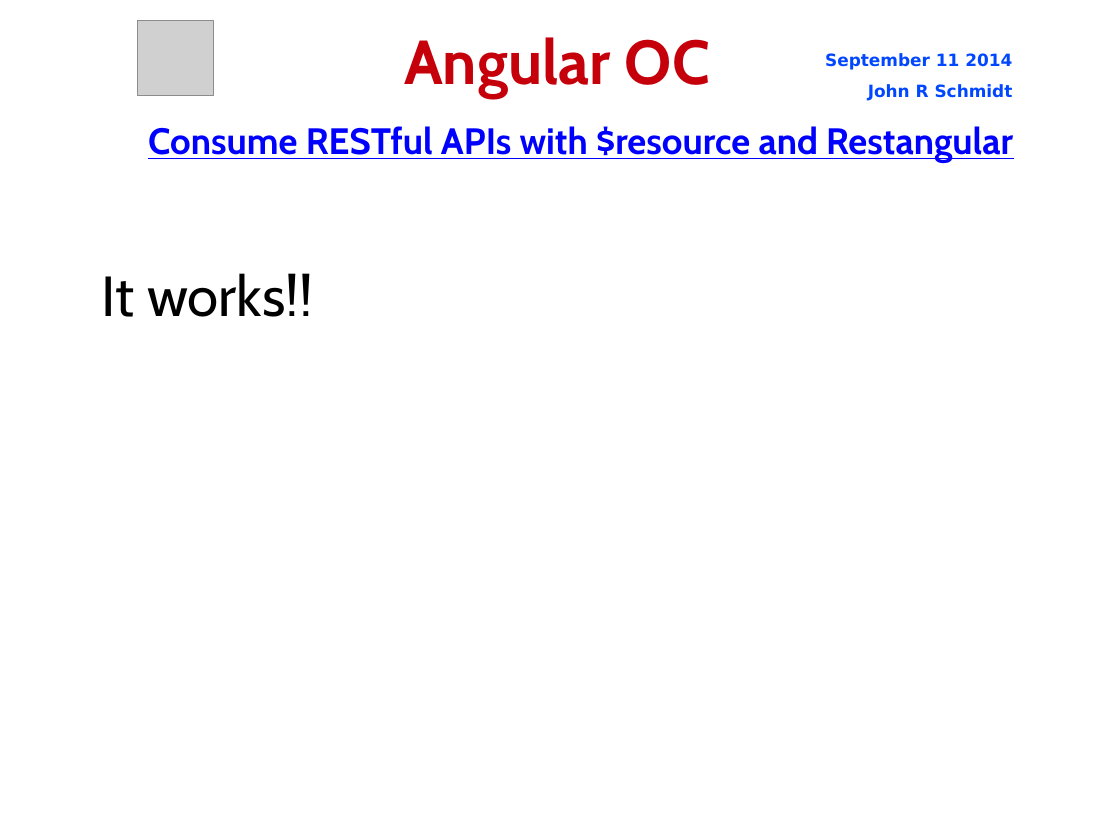
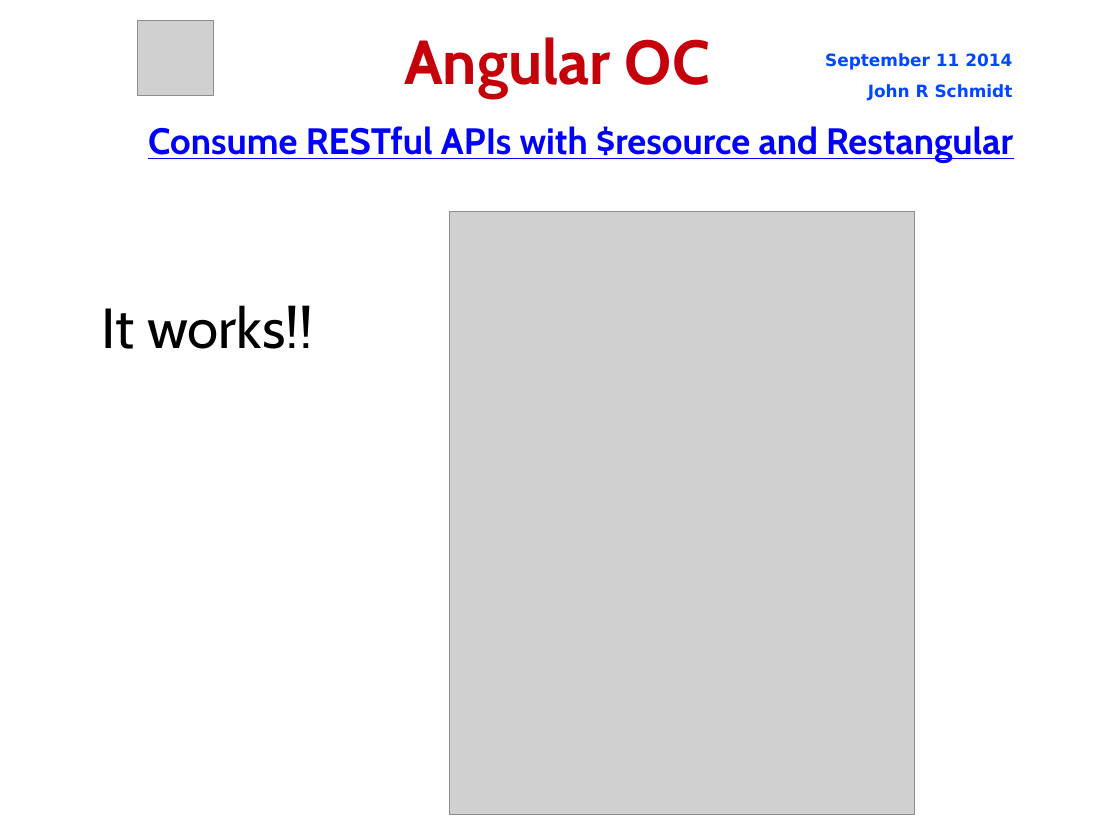
Before and after one commit to jrschmidt/fifa-angular-rest-demo, a slide deck: slide 54 of fifa.odp. Drawn at 1120x840 pixels with LibreOffice and Linux fonts; fonts in the diff are those of the drawing; grey boxes stand for pictures; background and template pictures are left out. Boxes give left, top, right and bottom in pixels: in the first picture for what was removed or moved away, otherwise in the second. Text is boxed around its words. In the diff, an @@ line names an element or a change of style, - is before the commit and + after.

```diff
--- a/fifa.odp
+++ b/fifa.odp
@@ picture added at (450,211,915,815) @@
@@ subtitle "It works!!": place and size @@
-subtitle "It works!!" at (102,273,313,317)
+subtitle "It works!!" at (102,305,313,349)
```
Also in this commit, not shown: 6 other slides changed, 6 other files.
